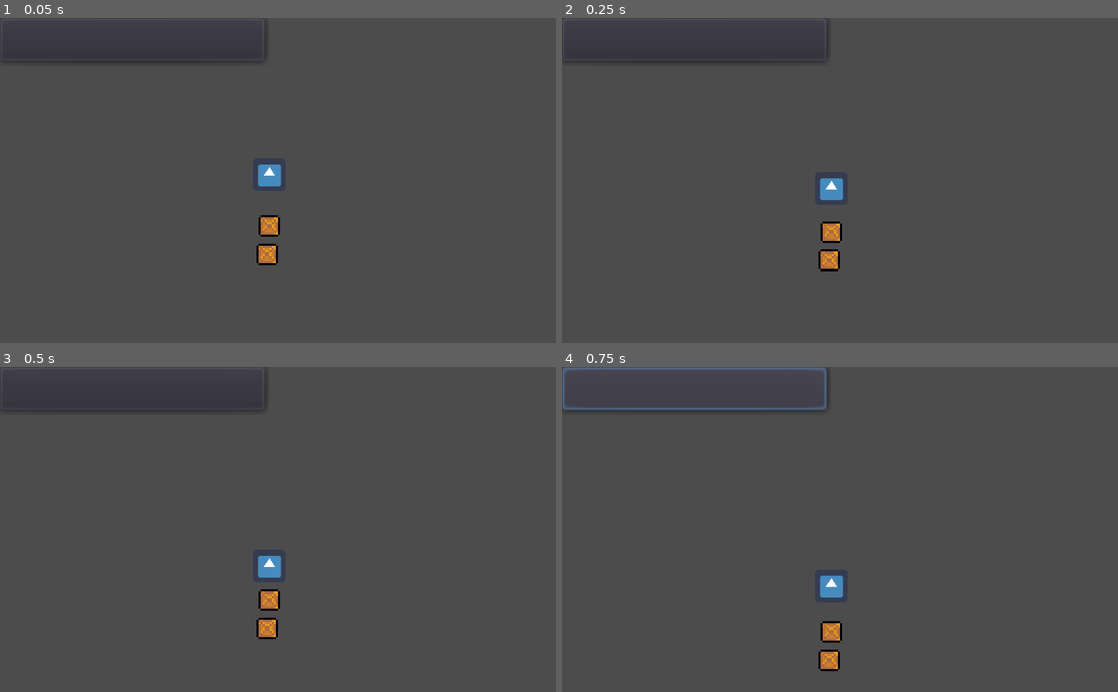
Above: before the commit, frames 1-4 (two rows, left to right).
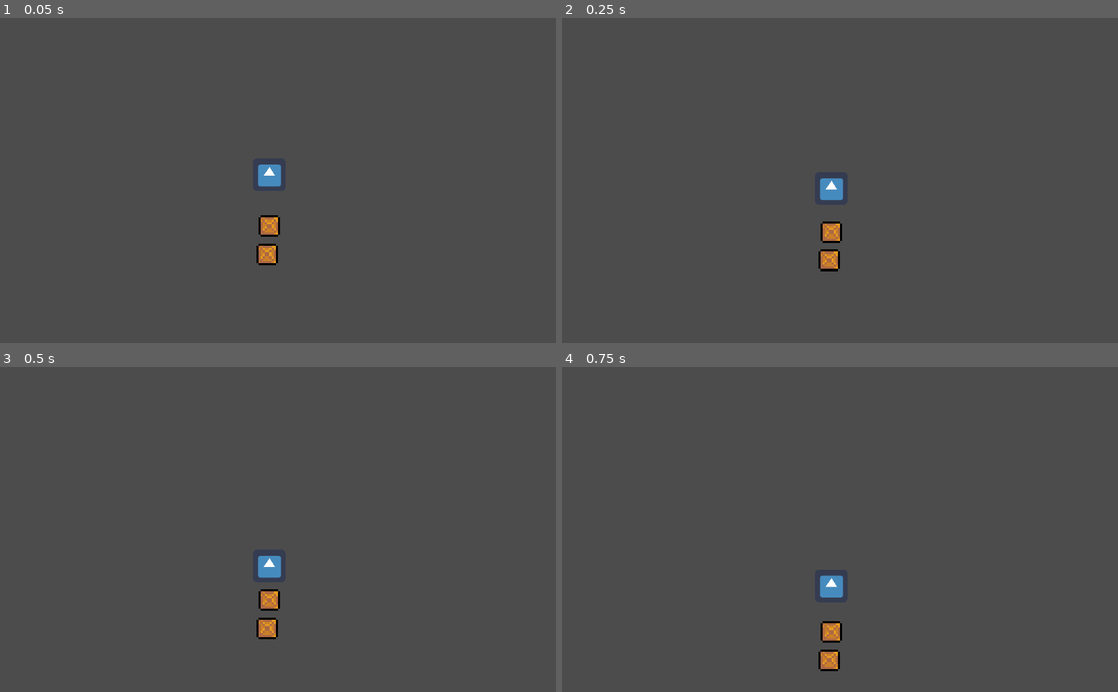
Above: after the commit, the same moments.

Repository: Cuber01/saturday-night-special
Game: Godot game, scene res://Main.tscn
Two runs of this game, one before a commit and one after it. Both use one fixed random seed, a clock stepped at 60 frames per second and the inputs below. The engine's default icon, where the game draws it, is replaced by a stand-in: a white triangle on a blue panel in a dark square.
Inputs (mouse positions are in pixels of both pictures, inside the frame that each line leads up to):
- Up to frame 1 (0.05 s): no input
- Up to frame 2 (0.25 s): no input
- Up to frame 3 (0.5 s): no input
- Up to frame 4 (0.75 s): click (695, 389) at 0.52 s

The runs differ from the first frame. In frame 1, 0.4% of the frame differs, in the area x 0-48%, y 1-14%; in frame 2, 0.4%; in frame 3, 0.4%; in frame 4, 0.9%, in the area x 0-48%, y 0-14%.

Commit message:
Add gun scene

Diff:
--- /dev/null
+++ b/Gun.tscn
@@ -0,0 +1,16 @@
+[gd_scene load_steps=3 format=2]
+
+[ext_resource path="res://pistol.png" type="Texture" id=1]
+
+[sub_resource type="RectangleShape2D" id=1]
+extents = Vector2( 3.5, 2.5 )
+
+[node name="Gun" type="Area2D"]
+
+[node name="CollisionShape2D" type="CollisionShape2D" parent="."]
+position = Vector2( 1, 1 )
+shape = SubResource( 1 )
+
+[node name="Pistol" type="Sprite" parent="."]
+position = Vector2( 1, 1 )
+texture = ExtResource( 1 )
--- a/Main.tscn
+++ b/Main.tscn
@@ -26,9 +26,5 @@
 rotation = -0.0730092
 shape = SubResource( 2 )
 
-[node name="Button" type="Button" parent="."]
-margin_right = 122.0
-margin_bottom = 20.0
-
 [node name="Player" parent="." instance=ExtResource( 2 )]
 position = Vector2( 124, 72 )
Binary file added: pistol.png
Not shown, added: pistol.png.import
